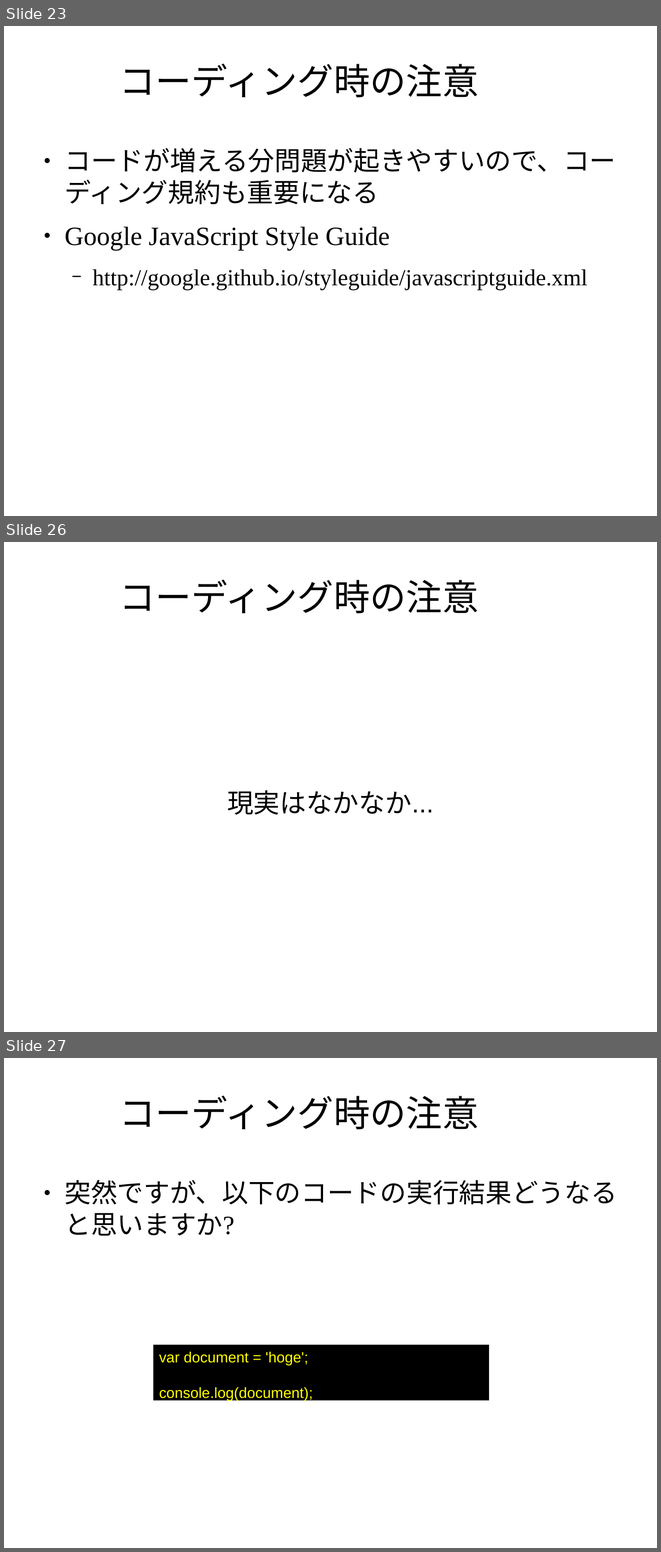
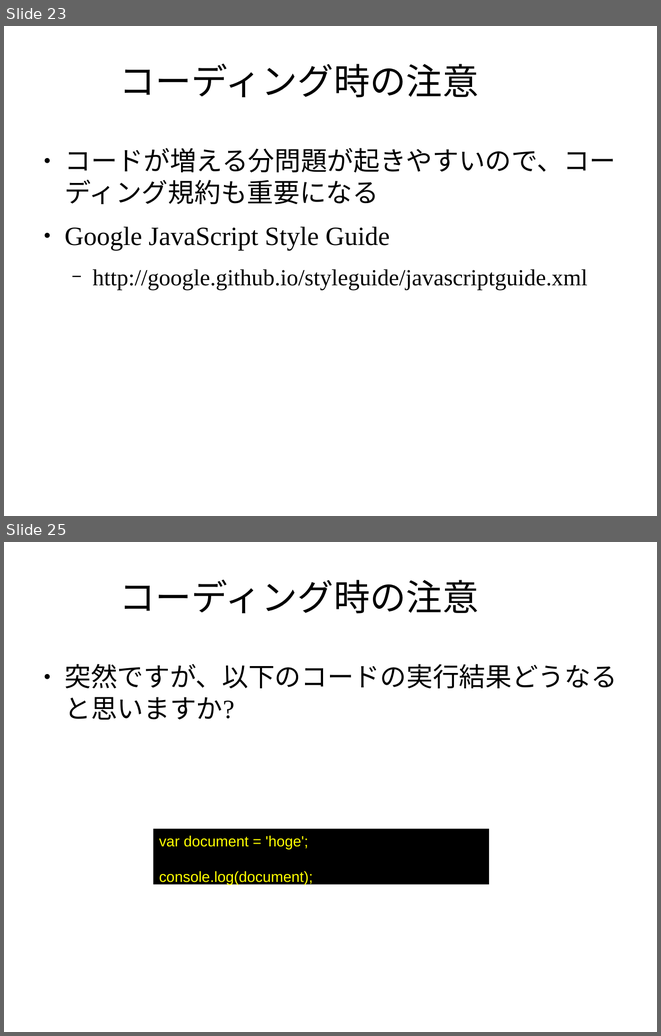
Before and after one commit to masakura/slides, a slide deck: html5jk#1/slide2.odp. Shown one above the other, each under a label of ours: slides 23, 26 and 27 before the commit, slides 23 and 25 after it; the slides between them are not shown. The pictures are 661x1552 and 661x1036 pixels, drawn with LibreOffice and Linux fonts; fonts in the diff are those of the drawing; background and template pictures are left out. Boxes give left, top, right and bottom in pixels: in the first picture for what was removed or moved away, otherwise in the second. Text is boxed around its words. In the diff, an @@ line names an element or a change of style, - is before the commit and + after.

```diff
--- a/html5jk#1/slide2.odp
+++ b/html5jk#1/slide2.odp
@@ slide 26 removed at <box>4,542,657,1032</box>, background picture (left out) @@
@@ title removed at <box>119,580,478,614</box> @@
-コーディング時の注意
@@ subtitle removed at <box>227,790,433,814</box> @@
-現実はなかなか...
@@ what was slide 27 is now slide 25 @@
```
Also in this commit, not shown: 4 slides changed, 3 slides added, 1 other slide removed.
